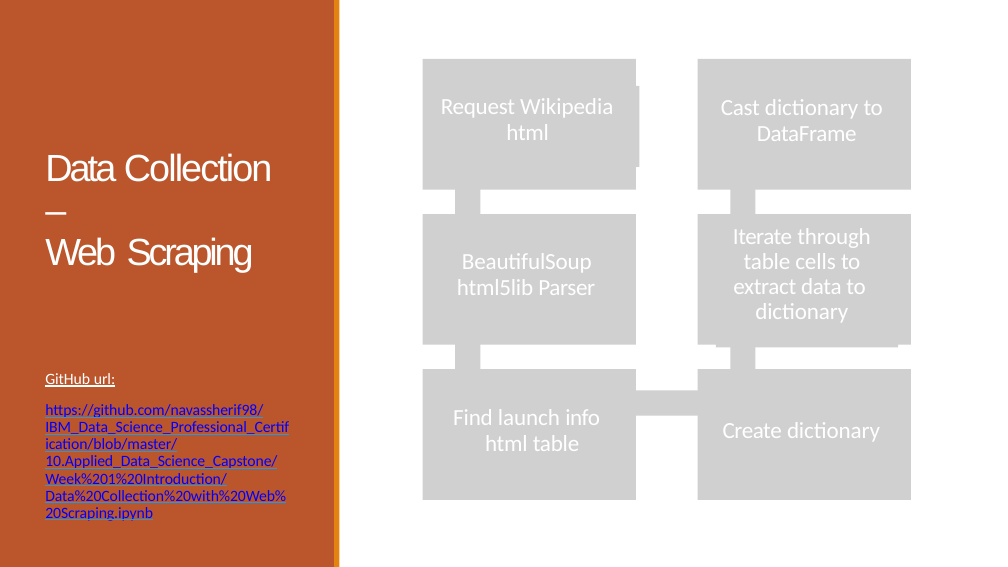
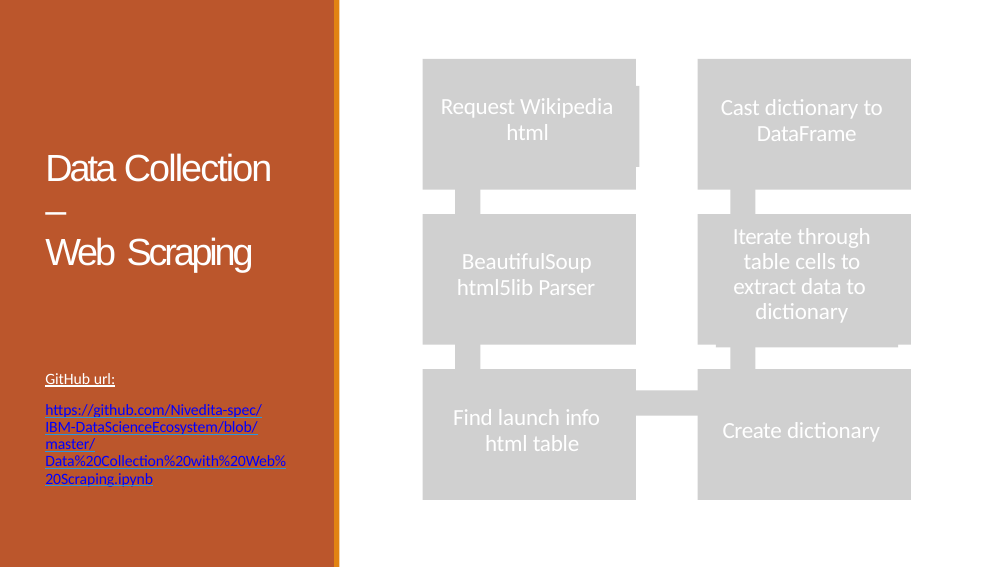
Before and after one commit to Nivedita-spec/IBM-DataScienceEcosystem, a slide deck: slide 9 of Data Science Journey.pptx. Drawn at 1008x567 pixels with LibreOffice and Linux fonts; fonts in the diff are those of the drawing; grey boxes stand for pictures. Boxes give left, top, right and bottom in pixels: in the first picture for what was removed or moved away, otherwise in the second. Text is boxed around its words. In the diff, an @@ line names an element or a change of style, - is before the commit and + after.

```diff
--- a/Data Science Journey.pptx
+++ b/Data Science Journey.pptx
@@ text at bbox=[45, 404, 286, 487]: text changed @@
-https://github.com/navassherif98/IBM_Data_Science_Professional_Certification/blob/master/10.Applied_Data_Science_Capstone/Week%201%20Introduction/Data%20Collection%20with%20Web%20Scraping.ipynb
+https://github.com/Nivedita-spec/IBM-DataScienceEcosystem/blob/master/Data%20Collection%20with%20Web%20Scraping.ipynb
```
Also in this commit, not shown: 9 other slides changed.
